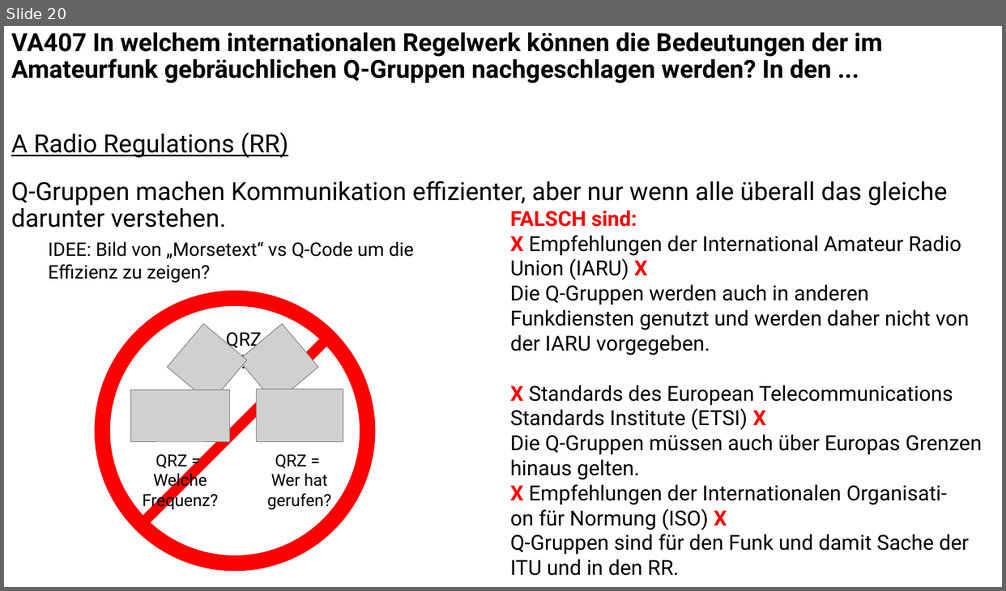
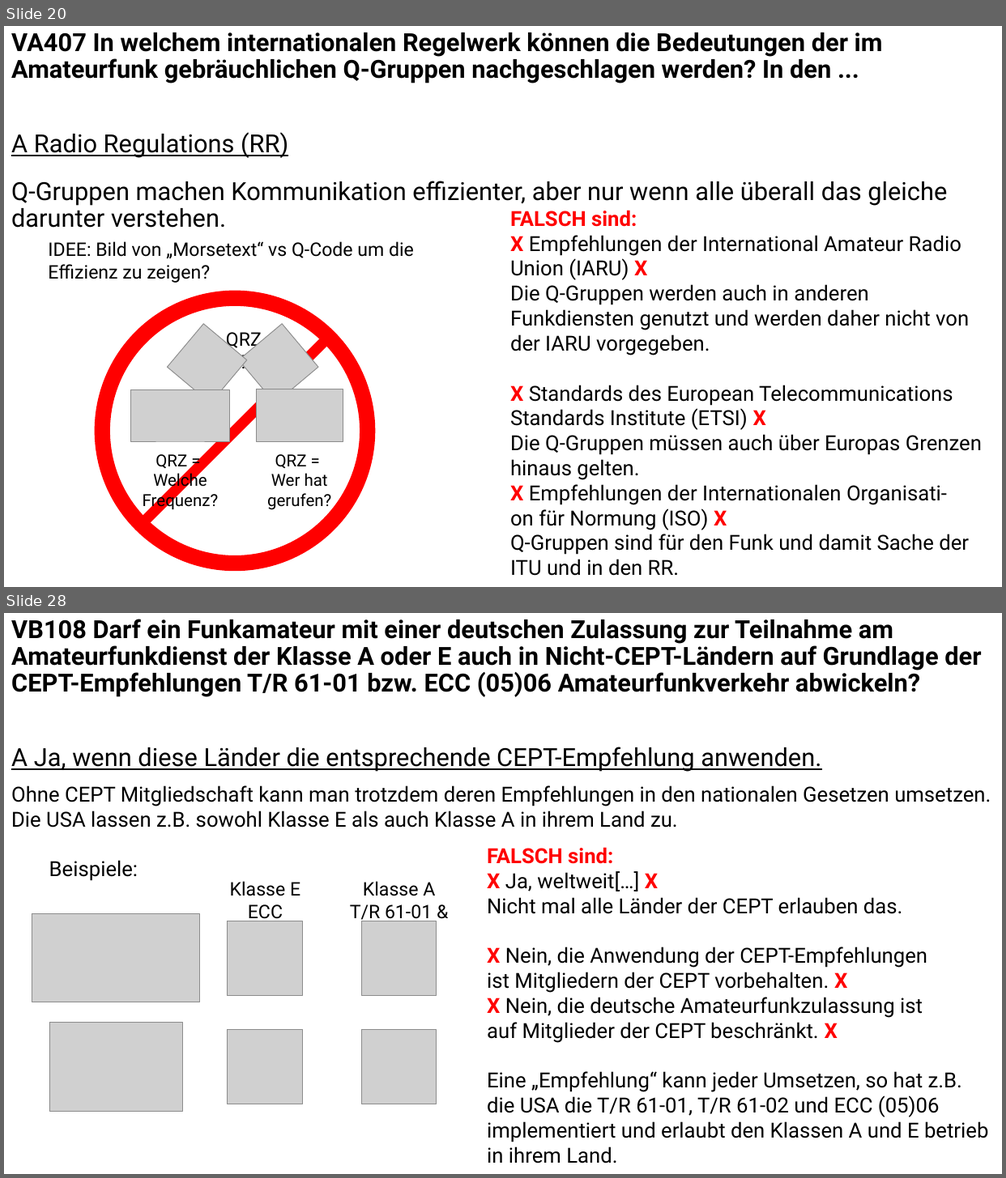
Before and after one commit to Nothinel/Lichtblicke_Amateurfunk, a slide deck: Kenntnisse_von_Vorschriften/Lichtblicke_Kenntnisse_von_Vorschriften.pptx. Shown one above the other, each under a label of ours: slide 20 before the commit, slides 20 and 28 after it; the slides between them are not shown. The pictures are 1006x591 and 1006x1178 pixels, drawn with LibreOffice and Linux fonts; fonts in the diff are those of the drawing; grey boxes stand for pictures. Boxes give left, top, right and bottom in pixels: in the first picture for what was removed or moved away, otherwise in the second. Text is boxed around its words. In the diff, an @@ line names an element or a change of style, - is before the commit and + after.

```diff
--- a/Kenntnisse_von_Vorschriften/Lichtblicke_Kenntnisse_von_Vorschriften.pptx
+++ b/Kenntnisse_von_Vorschriften/Lichtblicke_Kenntnisse_von_Vorschriften.pptx
@@ slide 28 added at [4, 613, 1002, 1174], background #FFFFFF @@
@@ text added at [11, 619, 981, 772], 24 pt, text #000000, bold @@
+VB108 Darf ein Funkamateur mit einer deutschen Zulassung zur Teilnahme am Amateurfunkdienst der Klasse A oder E auch in Nicht-CEPT-Ländern auf Grundlage der CEPT-Empfehlungen T/R 61-01 bzw. ECC (05)06 Amateurfunkverkehr abwickeln?
+A Ja, wenn diese Länder die entsprechende CEPT-Empfehlung anwenden.
@@ text added at [11, 786, 991, 828], 20 pt, text #000000 @@
+Ohne CEPT Mitgliedschaft kann man trotzdem deren Empfehlungen in den nationalen Gesetzen umsetzen. Die USA lassen z.B. sowohl Klasse E als auch Klasse A in ihrem Land zu.
@@ text added at [487, 847, 988, 1164], 20 pt, text #000000 @@
+FALSCH sind:
+X Ja, weltweit[…] X
+Nicht mal alle Länder der CEPT erlauben das.
+X Nein, die Anwendung der CEPT-Empfehlungen
+ist Mitgliedern der CEPT vorbehalten. X
+X Nein, die deutsche Amateurfunkzulassung ist
+auf Mitglieder der CEPT beschränkt. X
+Eine „Empfehlung“ kann jeder Umsetzen, so hat z.B. die USA die T/R 61-01, T/R 61-02 und ECC (05)06 implementiert und erlaubt den Klassen A und E betrieb in ihrem Land.
@@ text added at [49, 860, 138, 881], 20 pt, text #000000 @@
+Beispiele:
@@ text added at [230, 881, 300, 922], 18 pt, text #000000 @@
+Klasse E
+ECC (05)06
@@ text added at [350, 881, 435, 922], 18 pt, text #000000 @@
+Klasse A
+T/R 61-01 & 02
@@ picture added at [32, 914, 199, 1003] @@
@@ picture added at [228, 922, 303, 996] @@
@@ picture added at [362, 922, 437, 996] @@
@@ picture added at [49, 1023, 183, 1112] @@
@@ picture added at [228, 1030, 303, 1105] @@
@@ picture added at [362, 1030, 437, 1105] @@
```
Also in this commit, not shown: 1 slide changed, 10 other slides added, 2 other files.
